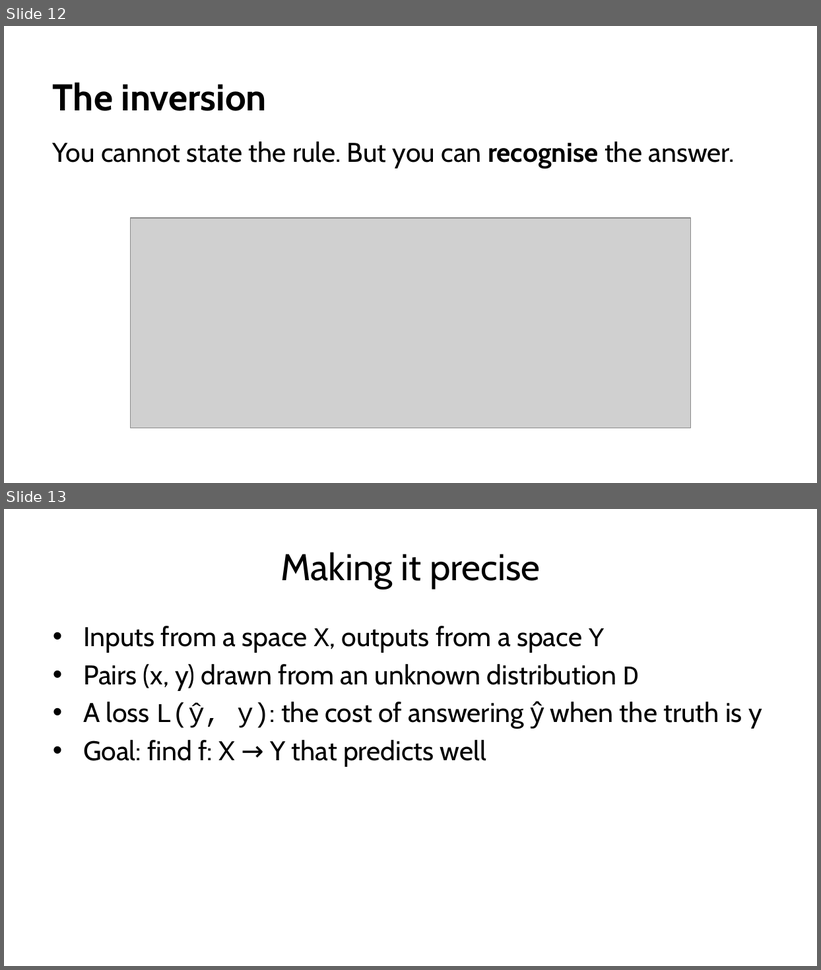
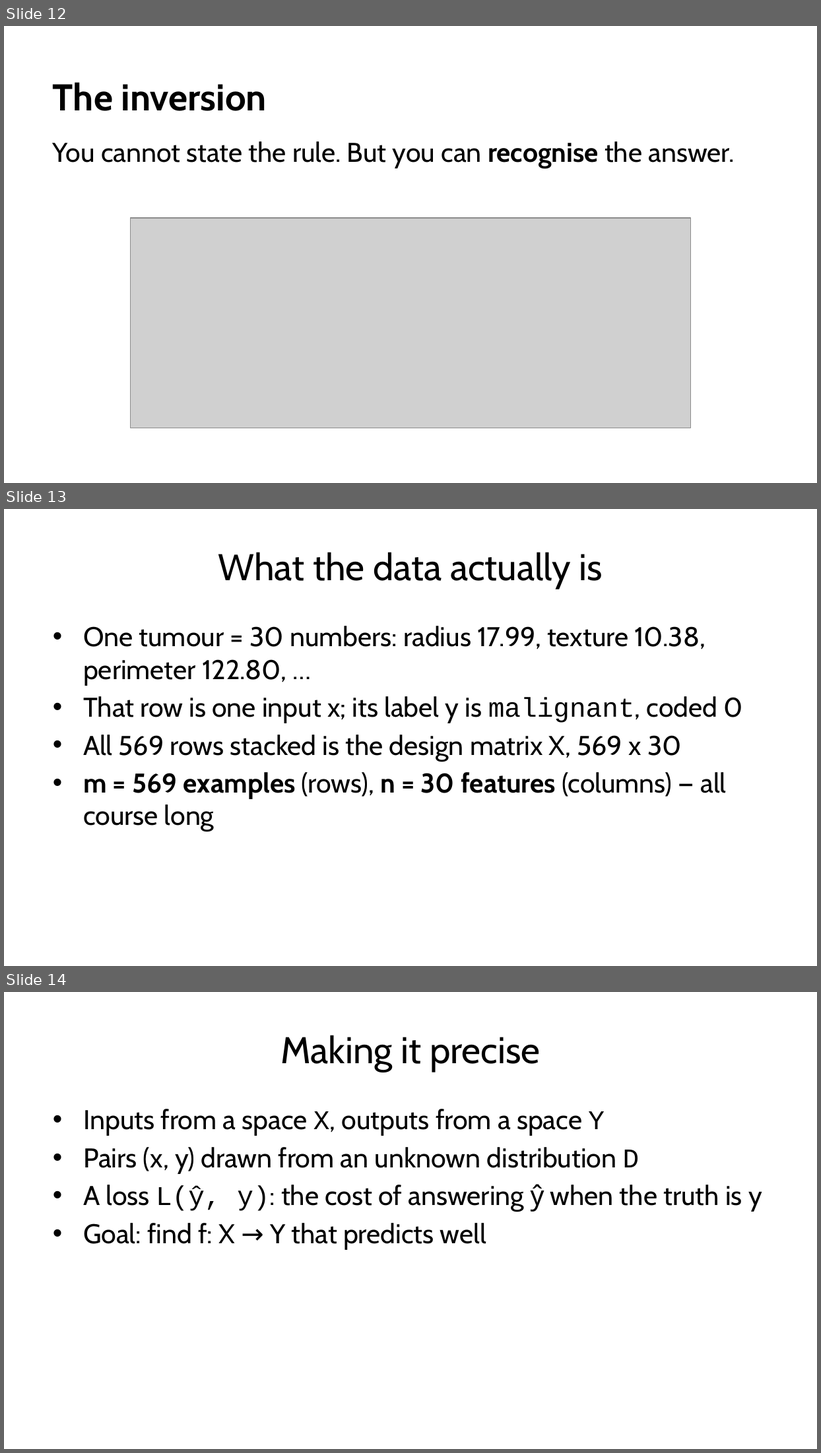
Before and after one commit to fabioantonini/technologies-for-artificial-intelligence, a slide deck: Lessons/01_introduction_and_workflow/Slides/introduction_and_workflow_slides.pptx. Shown one above the other, each under a label of ours: slides 12 and 13 before the commit, slides 12, 13 and 14 after it. The pictures are 821x970 and 821x1453 pixels, drawn with LibreOffice and Linux fonts; fonts in the diff are those of the drawing; grey boxes stand for pictures; background and template pictures are left out. Boxes give left, top, right and bottom in pixels: in the first picture for what was removed or moved away, otherwise in the second. Text is boxed around its words. In the diff, an @@ line names an element or a change of style, - is before the commit and + after.

```diff
--- a/Lessons/01_introduction_and_workflow/Slides/introduction_and_workflow_slides.pptx
+++ b/Lessons/01_introduction_and_workflow/Slides/introduction_and_workflow_slides.pptx
@@ slide 13 added at (4,509,817,966), background #FFFFFF @@
@@ title added at (218,552,603,589), 33 pt, text #1A1A1A @@
+What the data actually is
@@ text added at (83,626,743,832), 24 pt, text #1A1A1A @@
+• One tumour = 30 numbers: radius 17.99, texture 10.38, perimeter 122.80, …
+• That row is one input x; its label y is malignant, coded 0
+• All 569 rows stacked is the design matrix X, 569 x 30
+• m = 569 examples (rows), n = 30 features (columns) — all course long
@@ what was slide 13 is now slide 14 @@
```
Also in this commit, not shown: 5 other files.
